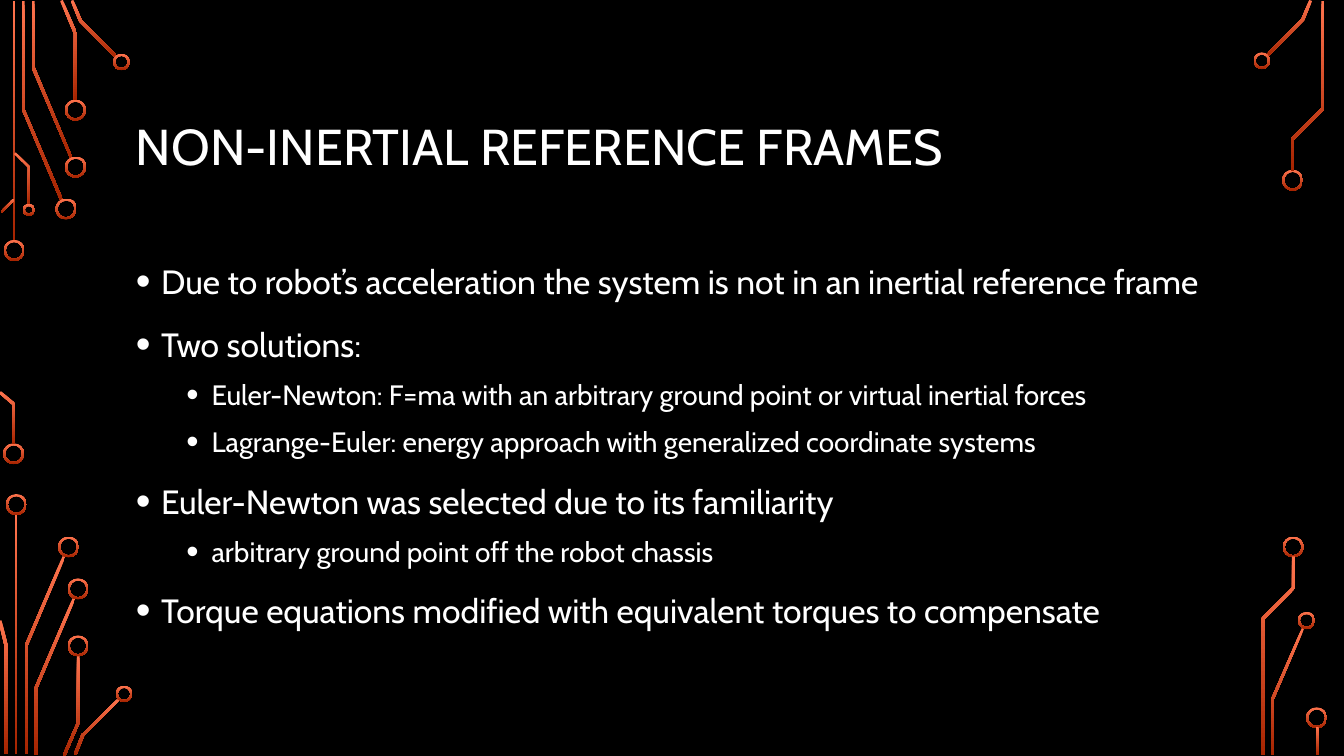
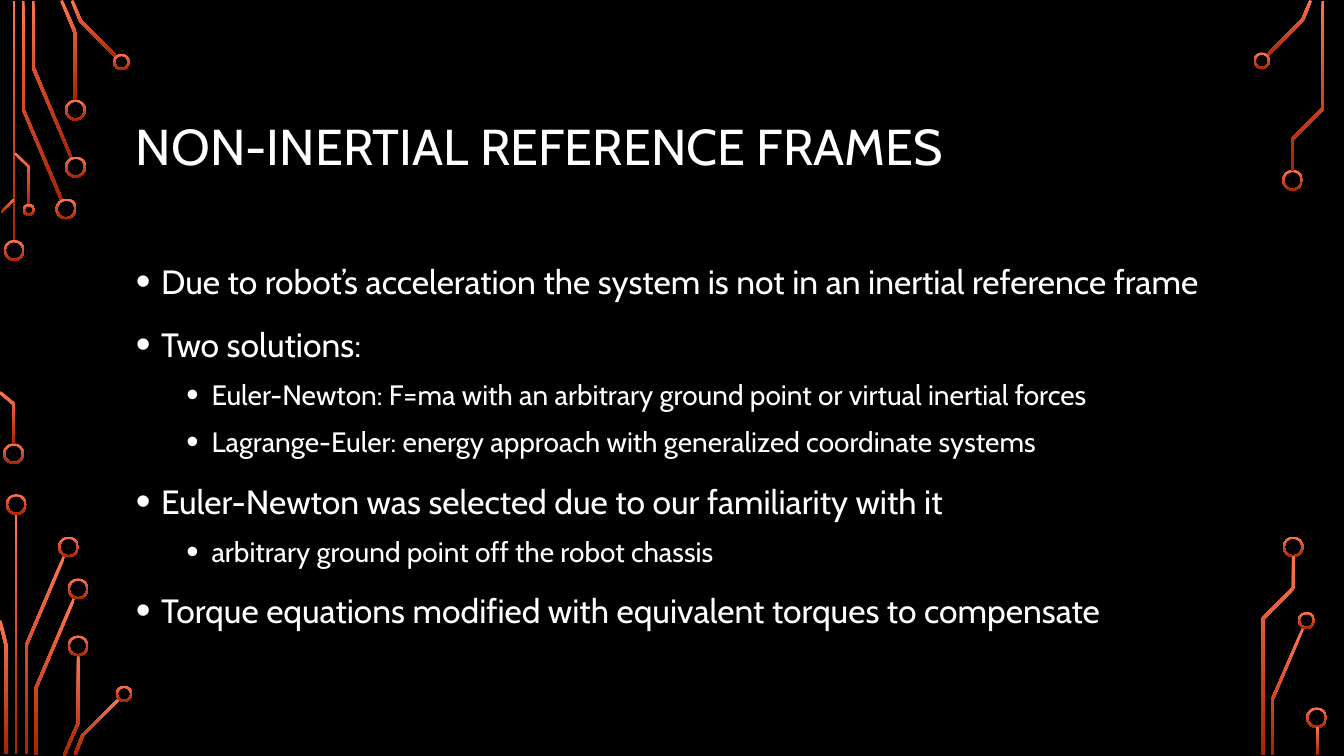
Before and after one commit to Logiant/AgileRoboticControls, a slide deck: slide 7 of Documentation/Presentation/Design Presentation/Design Presentation.pptx. Drawn at 1344x756 pixels with LibreOffice and Linux fonts; fonts in the diff are those of the drawing; background and template pictures are left out. Boxes give left, top, right and bottom in pixels: in the first picture for what was removed or moved away, otherwise in the second. Text is boxed around its words. In the diff, an @@ line names an element or a change of style, - is before the commit and + after.

```diff
--- a/Documentation/Presentation/Design Presentation/Design Presentation.pptx
+++ b/Documentation/Presentation/Design Presentation/Design Presentation.pptx
@@ text at (161,488,942,522): text changed @@
-• Euler-Newton was selected due to its familiarity
+• Euler-Newton was selected due to our familiarity with it
```
Also in this commit, not shown: 6 other slides changed, 1 slide added.
